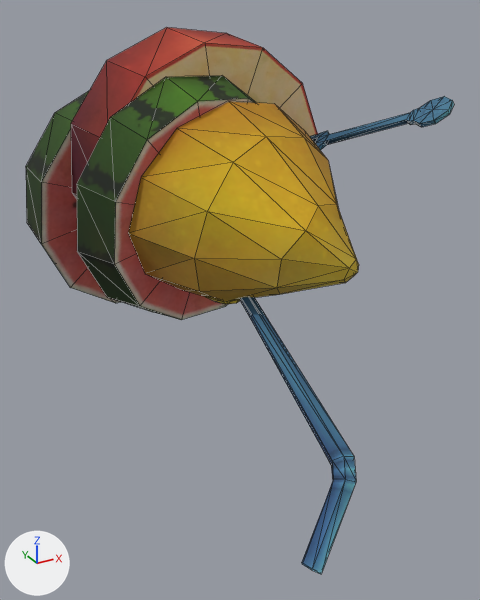
Two versions of the OBJ model sceneobjs/zhanchang_fuben_376/zhanchang_fuben_376_shuiguo_03.obj, one commit apart.
One viewpoint serves both versions: a 50 mm lens placed at (-240.0, -680.0, 146.0), pointed at (3.0, -238.0, -75.0). The lights are fixed; the arrows at lower left show +X, +Y and +Z. Mesh edges are drawn as thin lines. Where no turn or scale is listed for an object, it has been applied to the vertices. Vertices at the same position are counted once.

Before the edit, the objects in view are built like this:
```python
me_zhanchang_fuben_376_shuiguo_03 = bpy.data.meshes.new('zhanchang_fuben_376_shuiguo_03')
me_zhanchang_fuben_376_shuiguo_03.from_pydata(...)  # 250 vertices, 394 faces; spans x -132.0..175.0, y -441.0..0.0, z -170.0..131.0
# faces by material slot: [99, 295]
me_zhanchang_fuben_376_shuiguo_03.materials.append(mat_material_2)  # picture img_zhanchang_fuben_376_shuiguo_03_02_png
me_zhanchang_fuben_376_shuiguo_03.materials.append(mat_material_1)  # picture img_zhanchang_fuben_376_shuiguo_03_01_png
ob_zhanchang_fuben_376_shuiguo_03 = bpy.data.objects.new('zhanchang_fuben_376_shuiguo_03', me_zhanchang_fuben_376_shuiguo_03)
ob_zhanchang_fuben_376_shuiguo_03.location = (0.0, 0.0, 0.0)
```
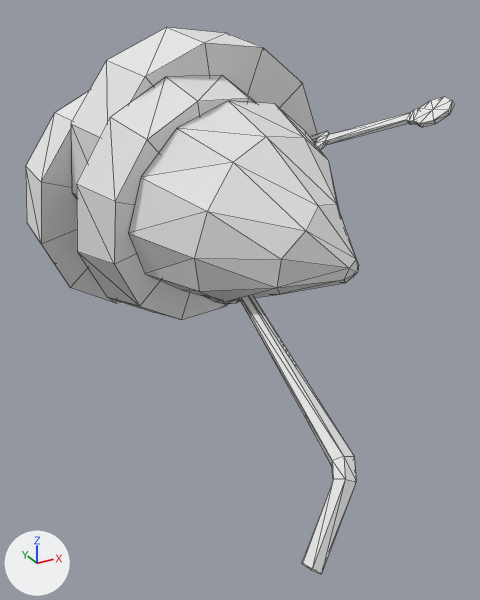
Where the change shows, as pixel boxes (x1, y1, x2, y2) in the pictures (480 x 600 px):
part 1 of me_zhanchang_fuben_376_shuiguo_03, recoloured
    both: (26, 27, 260, 320)
part 2 of me_zhanchang_fuben_376_shuiguo_03, recoloured (yellow to white)
    both: (128, 43, 454, 574)

The change, as a diff of the scene's bpy script:
```diff
--- a/sceneobjs/zhanchang_fuben_376/zhanchang_fuben_376_shuiguo_03.obj.py
+++ b/sceneobjs/zhanchang_fuben_376/zhanchang_fuben_376_shuiguo_03.obj.py
@@ mat_material_2_1 @@
+mat_material_2_1 = principled_material('material_2')
+mat_material_2_1.base_color = (0.8, 0.8, 0.8)  # white #e7e7e7
+mat_material_2_1.roughness = 1.0
@@ mat_material_1_1 @@
+mat_material_1_1 = principled_material('material_1')
+mat_material_1_1.base_color = (0.8, 0.8, 0.8)  # white #e7e7e7
+mat_material_1_1.roughness = 1.0
@@ me_zhanchang_fuben_376_shuiguo_03 @@
 me_zhanchang_fuben_376_shuiguo_03.from_pydata(...)  # 250 vertices, 394 faces; spans x -132.0..175.0, y -441.0..0.0, z -170.0..131.0
 # used by ob_zhanchang_fuben_376_shuiguo_03; location = (0.0, 0.0, 0.0)
+# me_zhanchang_fuben_376_shuiguo_03 part 1: all 99 faces that had it switch from mat_material_2 (picture img_zhanchang_fuben_376_shuiguo_03_02_png) to mat_material_2_1 (white #e7e7e7)
+# me_zhanchang_fuben_376_shuiguo_03 part 2: all 295 faces that had it switch from mat_material_1 (picture img_zhanchang_fuben_376_shuiguo_03_01_png) to mat_material_1_1 (white #e7e7e7)
```
